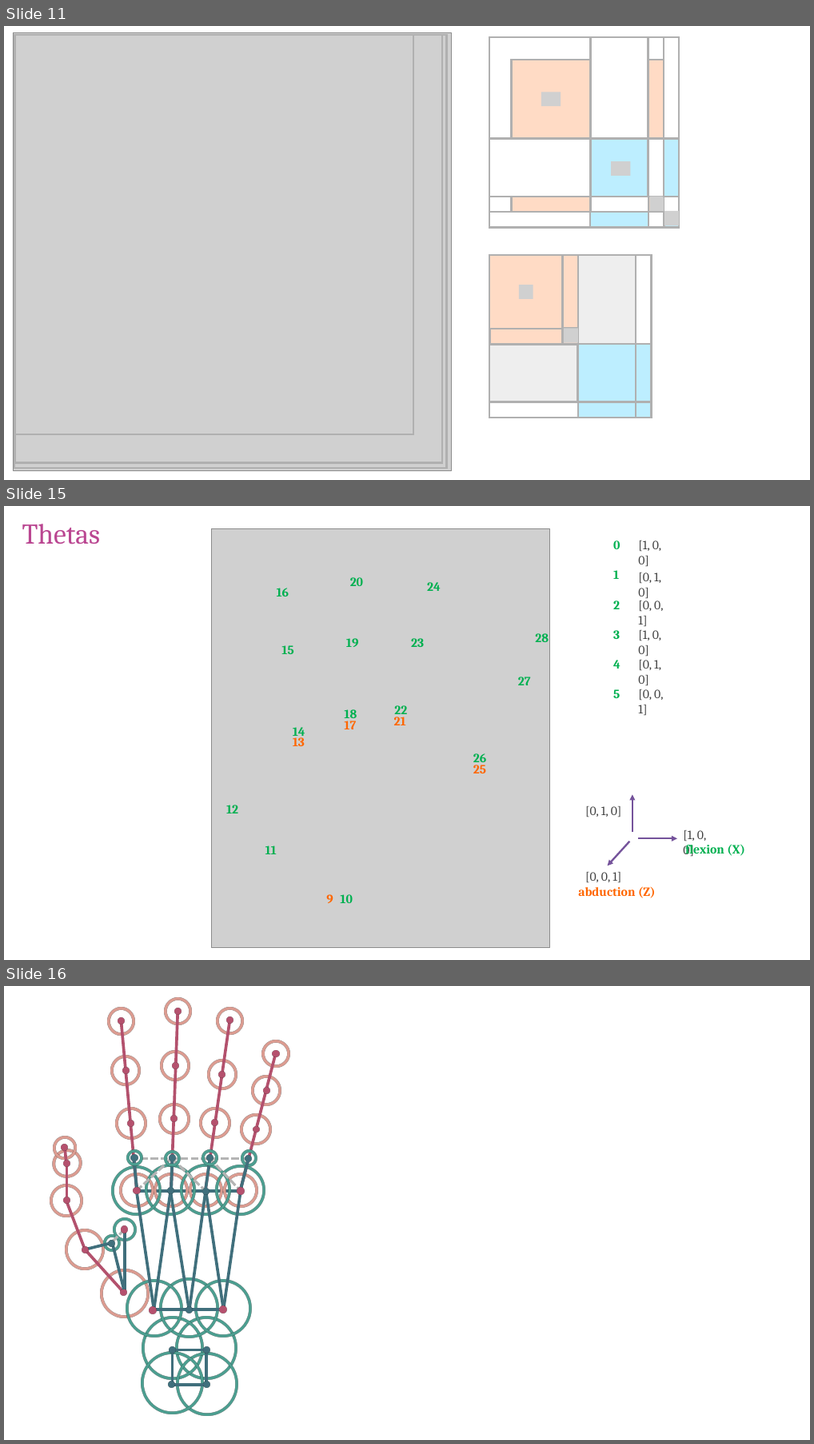
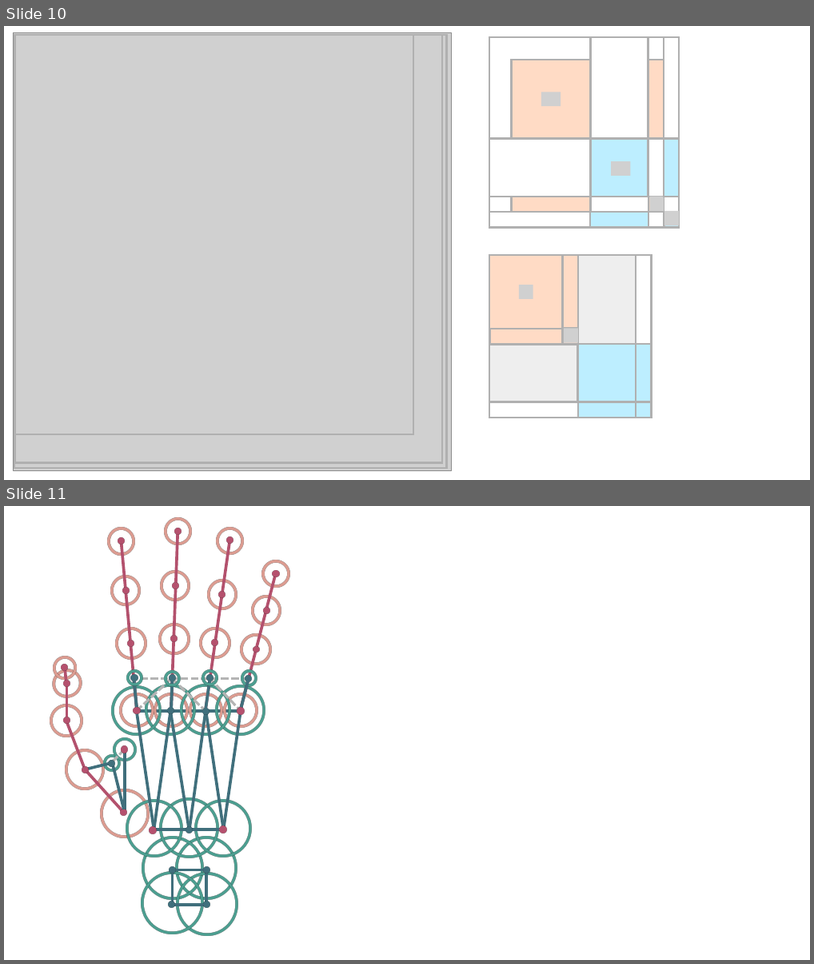
Before and after one commit to anastasia-tkach/honline-tex, a slide deck: Notations.pptx. Shown one above the other, each under a label of ours: slides 11, 15 and 16 before the commit, slides 10 and 11 after it; the slides between them are not shown. The pictures are 814x1444 and 814x964 pixels, drawn with LibreOffice and Linux fonts; fonts in the diff are those of the drawing; grey boxes stand for pictures; background and template pictures are left out. Boxes give left, top, right and bottom in pixels: in the first picture for what was removed or moved away, otherwise in the second. Text is boxed around its words. In the diff, an @@ line names an element or a change of style, - is before the commit and + after.

```diff
--- a/Notations.pptx
+++ b/Notations.pptx
@@ slide 15 removed at (4,506,810,960), background #FFFFFF @@
@@ text removed at (22,524,101,544) @@
-Thetas
@@ picture removed at (211,528,550,947) @@
@@ text removed at (350,577,363,586) @@
-20
@@ text removed at (277,588,290,596) @@
-16
@@ text removed at (427,582,441,591) @@
-24
@@ text removed at (282,645,294,654) @@
-15
@@ text removed at (346,638,359,647) @@
-19
@@ text removed at (411,638,424,647) @@
-23
@@ text removed at (535,633,549,642) @@
-28
@@ text removed at (518,676,531,685) @@
-27
@@ group removed at (614,540,663,715): 12 texts @@
-2
-1
-0
-3
-4
-5
-[1, 0, 0]
-[0, 1, 0]
-[0, 0, 1]
-[1, 0, 0]
-[0, 1, 0]
-[0, 0, 1]
@@ text removed at (344,717,356,729) @@
-17
@@ text removed at (344,709,357,721) @@
-18
@@ text removed at (394,716,406,725) @@
-21
@@ text removed at (394,705,407,717) @@
-22
@@ text removed at (293,735,305,746) @@
-13
@@ text removed at (293,727,306,739) @@
-14
@@ text removed at (474,764,486,773) @@
-25
@@ text removed at (474,753,486,765) @@
-26
@@ text removed at (226,804,238,813) @@
-12
@@ text removed at (586,806,622,816) @@
-[0, 1, 0]
@@ arrow removed from (633, 832) to (633, 795) @@
@@ arrow removed from (630, 841) to (608, 865) @@
@@ arrow removed from (639, 838) to (678, 838) @@
@@ text removed at (683,830,706,857) @@
-[1, 0, 0]
@@ text removed at (266,845,277,854) @@
-11
@@ text removed at (686,844,746,856) @@
-flexion (X)
@@ text removed at (578,886,656,898) @@
-abduction (Z)
@@ text removed at (586,872,622,882) @@
-[0, 0, 1]
@@ text removed at (326,894,333,903) @@
-9
@@ text removed at (340,894,353,903) @@
-10
@@ what was slide 11 is now slide 10 @@
@@ what was slide 16 is now slide 11 @@
```
Also in this commit, not shown: 5 slides changed, 4 other slides removed, 4 other files.
